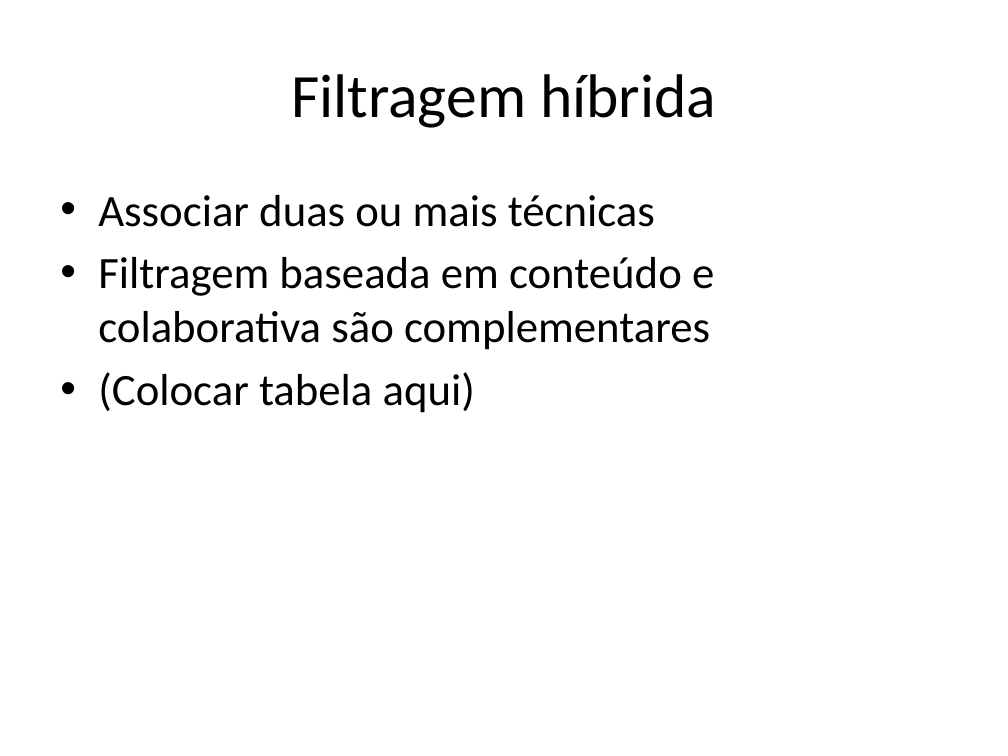
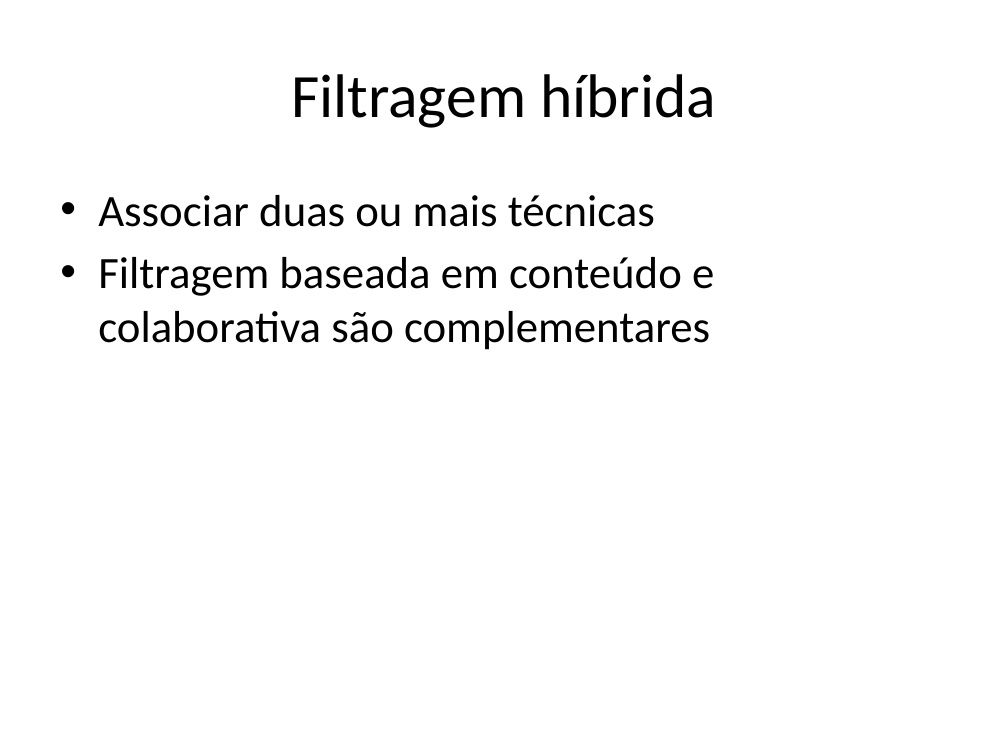
Before and after one commit to andersonberg/srsom, a slide deck: slide 15 of Apresentação/TCC_AndersonBerg_Apresentação_20091206_V1.pptx (slide 14 before the commit). Drawn at 1008x756 pixels with LibreOffice and Linux fonts; fonts in the diff are those of the drawing. Boxes give left, top, right and bottom in pixels: in the first picture for what was removed or moved away, otherwise in the second. Text is boxed around its words. In the diff, an @@ line names an element or a change of style, - is before the commit and + after.

```diff
--- a/Apresentação/TCC_AndersonBerg_Apresentação_20091206_V1.pptx
+++ b/Apresentação/TCC_AndersonBerg_Apresentação_20091206_V1.pptx
@@ text at [98, 372, 475, 413]: paragraph removed @@
-• (Colocar tabela aqui)
```
Also in this commit, not shown: 8 other slides changed, 2 slides added, 2 slides removed, 1 other file.
